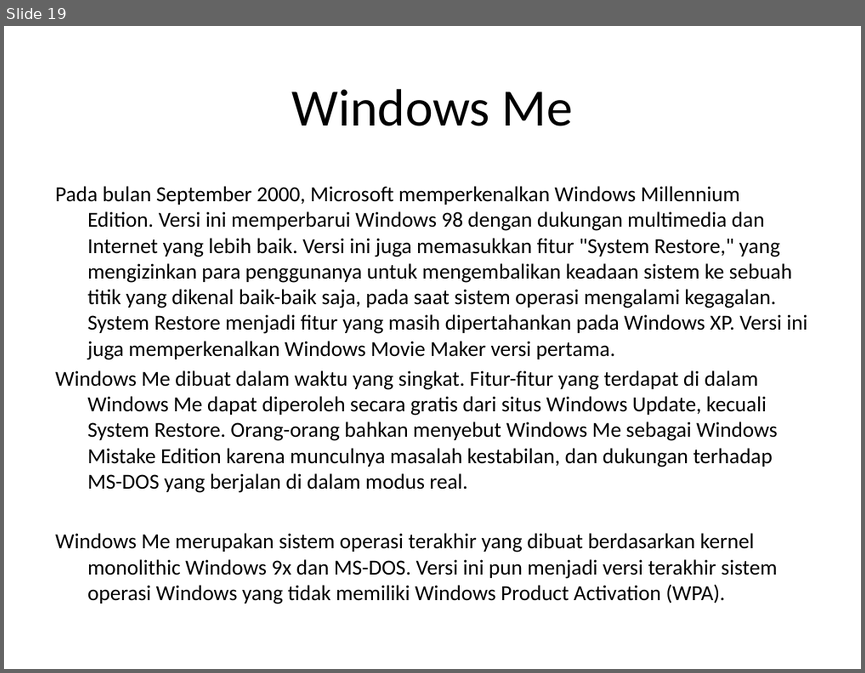
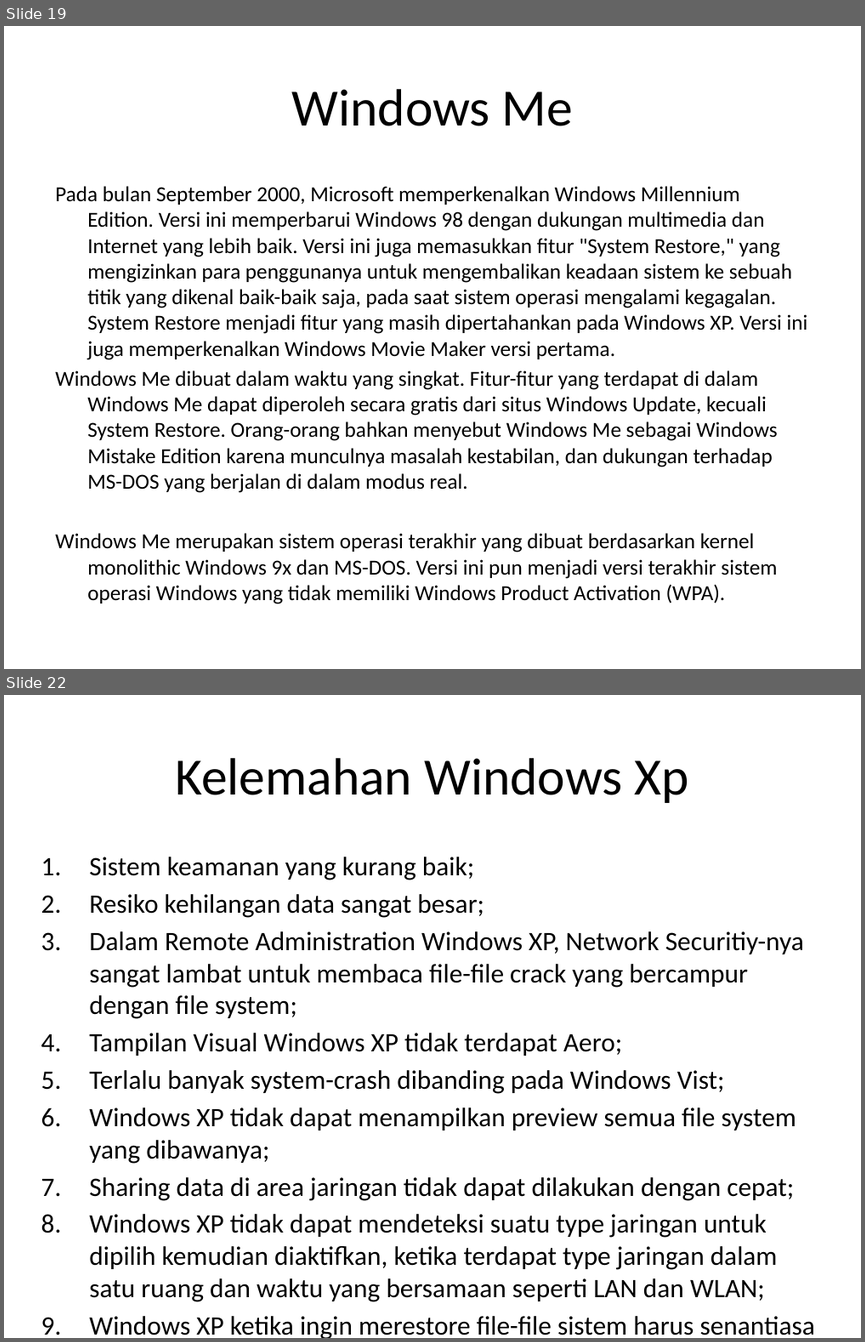
Before and after one commit to Sejarah-Windows/FJH, a slide deck: presentasi.pptx. Shown one above the other, each under a label of ours: slide 19 before the commit, slides 19 and 22 after it; the slides between them are not shown. The pictures are 865x673 and 865x1342 pixels, drawn with LibreOffice and Linux fonts; fonts in the diff are those of the drawing. Boxes give left, top, right and bottom in pixels: in the first picture for what was removed or moved away, otherwise in the second. Text is boxed around its words. In the diff, an @@ line names an element or a change of style, - is before the commit and + after.

```diff
--- a/presentasi.pptx
+++ b/presentasi.pptx
@@ slide 22 added at box(4, 695, 861, 1338), background #FFFFFF @@
@@ title added at box(175, 758, 689, 803), 44 pt, text #000000 @@
+Kelemahan Windows Xp
@@ text added at box(89, 857, 815, 1338), 22.4 pt, text #000000 @@
+1. Sistem keamanan yang kurang baik;
+2. Resiko kehilangan data sangat besar;
+3. Dalam Remote Administration Windows XP, Network Securitiy-nya sangat lambat untuk membaca file-file crack yang bercampur dengan file system;
+4. Tampilan Visual Windows XP tidak terdapat Aero;
+5. Terlalu banyak system-crash dibanding pada Windows Vist;
+6. Windows XP tidak dapat menampilkan preview semua file system yang dibawanya;
+7. Sharing data di area jaringan tidak dapat dilakukan dengan cepat;
+8. Windows XP tidak dapat mendeteksi suatu type jaringan untuk dipilih kemudian diaktifkan, ketika terdapat type jaringan dalam satu ruang dan waktu yang bersamaan seperti LAN dan WLAN;
+9. Windows XP ketika ingin merestore file-file sistem harus senantiasa diinstal ulang.
```
Also in this commit, not shown: 1 slide changed, 17 other slides added, 1 other file.
